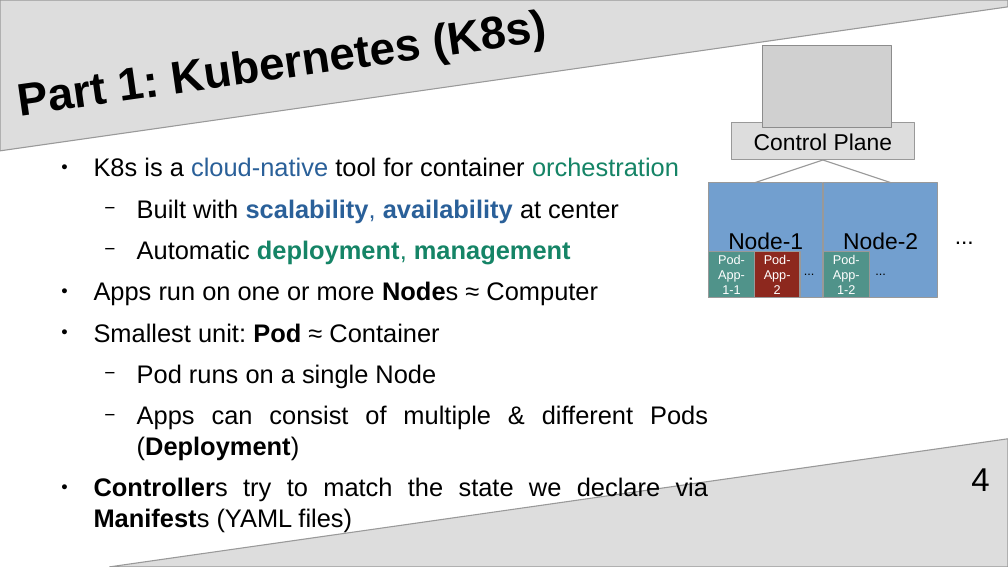
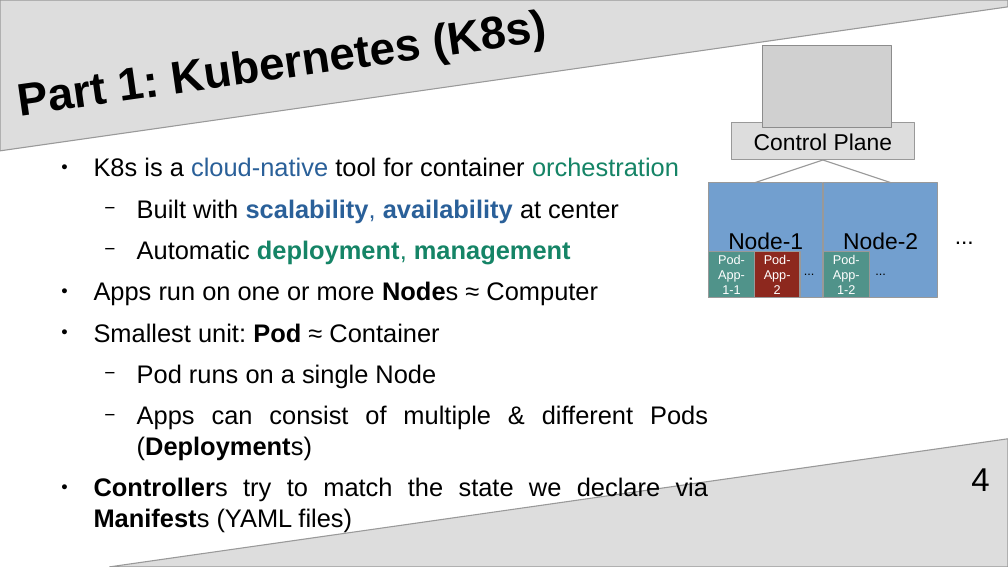
Before and after one commit to upart/cabinops, a slide deck: slide 4 of documentation/Introduction.odp. Drawn at 1008x567 pixels with LibreOffice and Linux fonts; fonts in the diff are those of the drawing; grey boxes stand for pictures. Boxes give left, top, right and bottom in pixels: in the first picture for what was removed or moved away, otherwise in the second. Text is boxed around its words. In the diff, an @@ line names an element or a change of style, - is before the commit and + after.

```diff
--- a/documentation/Introduction.odp
+++ b/documentation/Introduction.odp
@@ text at (137,405,708,460): text changed @@
-  − Apps can consist of multiple & different Pods (Deployment)
+  − Apps can consist of multiple & different Pods (Deployments)
```
Also in this commit, not shown: 3 other slides changed, 5 slides added, 3 slides removed, 1 other file.
